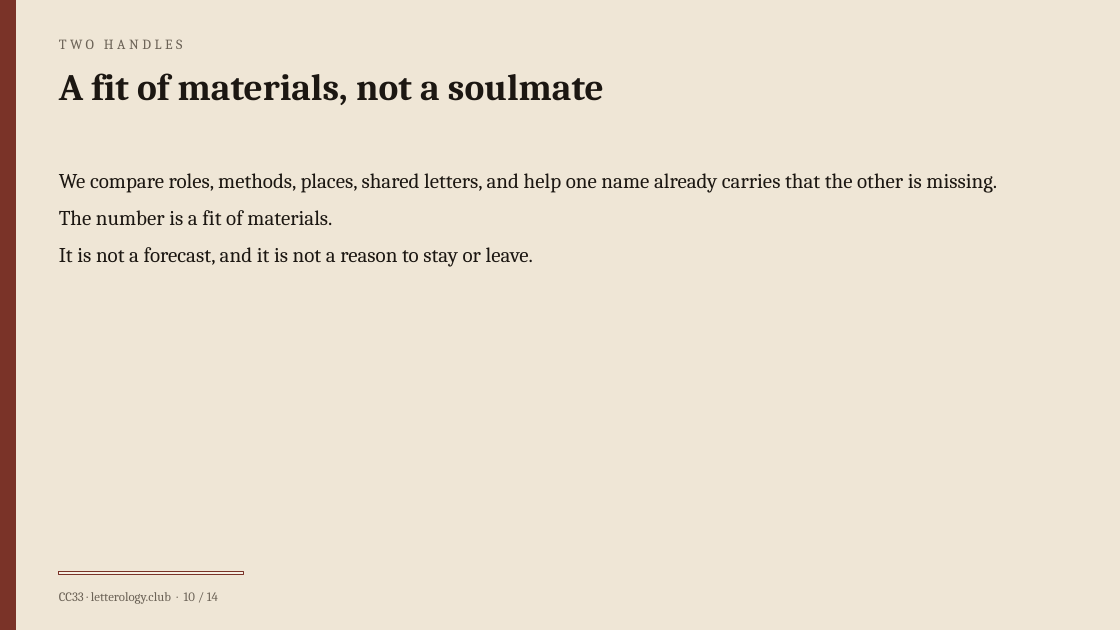
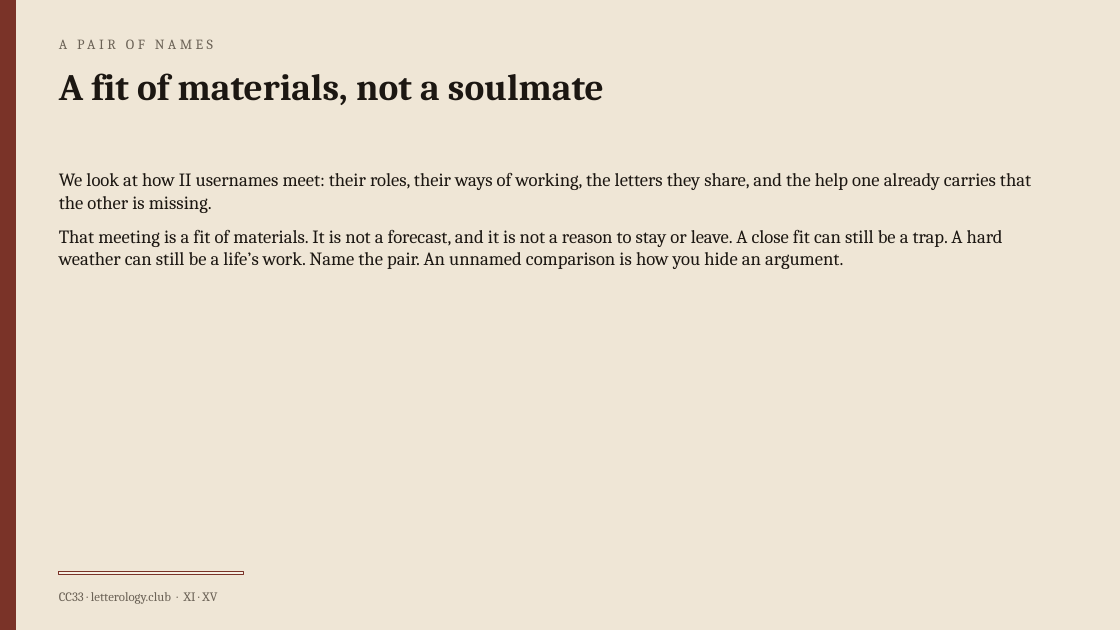
Before and after one commit to ImperialDave/Letterology-Calculator, a slide deck: slide 11 of public/brief.pptx (slide 10 before the commit). Drawn at 1120x630 pixels with LibreOffice and Linux fonts; fonts in the diff are those of the drawing. Boxes give left, top, right and bottom in pixels: in the first picture for what was removed or moved away, otherwise in the second. Text is boxed around its words. In the diff, an @@ line names an element or a change of style, - is before the commit and + after.

Commit message:
Grade the portrait A+ to F and rebuild the quiz as a fifty-item inventory.
The Brief writes quantities as Romans and says what a Letter brain is. The test shuffles sides, scores ten aspects on their own, and keeps the Letter-brain mark separate from the seats.

```diff
--- a/public/brief.pptx
+++ b/public/brief.pptx
@@ text at [59,40,420,269]: text changed @@
-TWO HANDLES
+A PAIR OF NAMES
@@ text at [59,173,1031,269]: text changed; size 18 to 16 pt @@
-We compare roles, methods, places, shared letters, and help one name already carries that the other is missing.
-The number is a fit of materials.
-It is not a forecast, and it is not a reason to stay or leave.
+We look at how II usernames meet: their roles, their ways of working, the letters they share, and the help one already carries that the other is missing.
+That meeting is a fit of materials. It is not a forecast, and it is not a reason to stay or leave. A close fit can still be a trap. A hard weather can still be a life’s work. Name the pair. An unnamed comparison is how you hide an argument.
@@ text at [59,592,217,604]: text changed @@
-CC33 · letterology.club · 10 / 14
+CC33 · letterology.club · XI · XV
```
Also in this commit, not shown: 13 other slides changed, 1 slide added, 15 other files.
